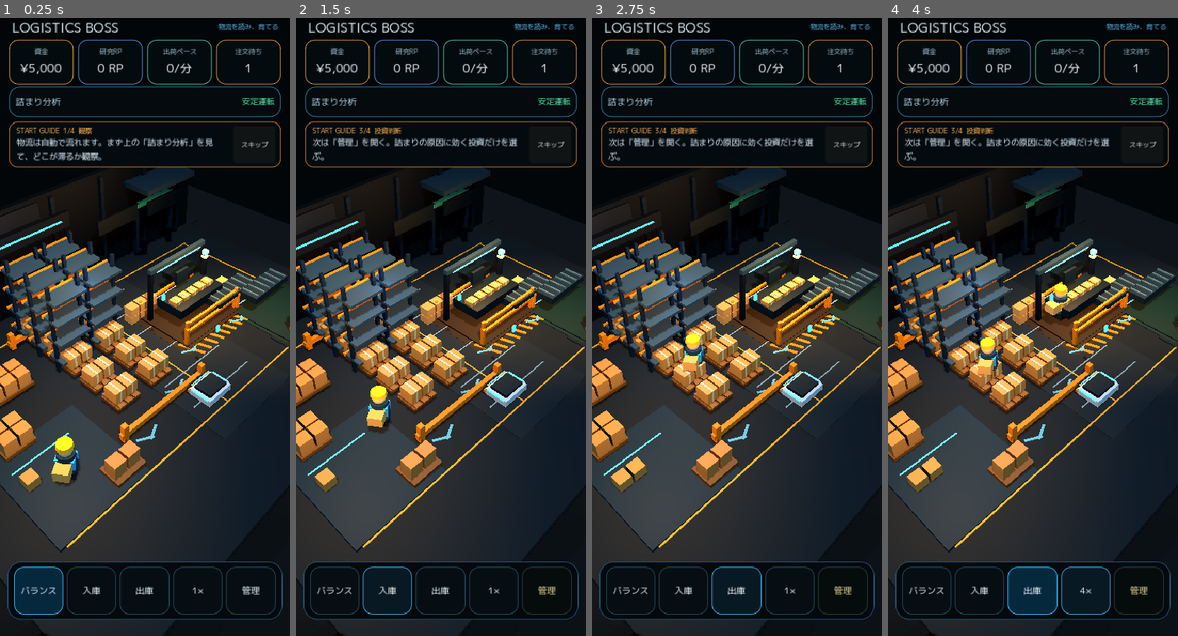
Above: before the commit, frames 1-4 (left to right).
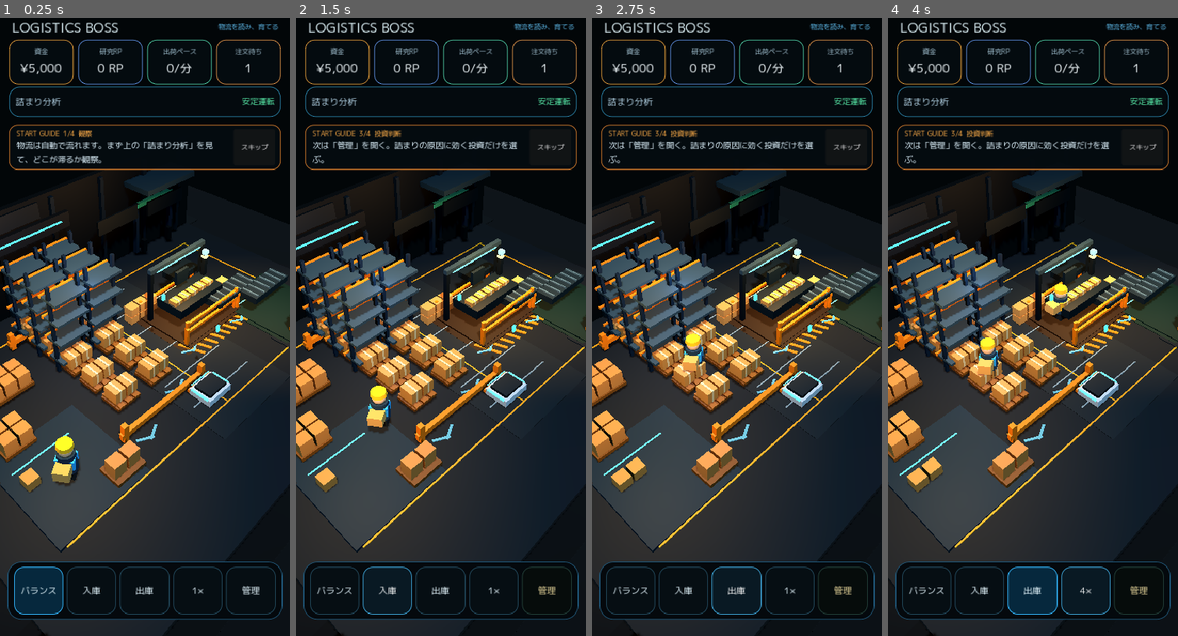
Above: after the commit, the same moments.

Repository: 48wr9f4wgp-lab/Logistics-Boss
Game: Godot game, scene res://scenes/main.tscn
The game is run twice, just before and just after one commit, with the same random seed, the same clock (stepped at 60 frames per second) and the same inputs.
Inputs:
- Up to frame 1 (0.25 s): no input
- Up to frame 2 (1.5 s): click "バランス" at 0.5 s; click "入庫" at 1.25 s
- Up to frame 3 (2.75 s): click "出庫" at 2 s
- Up to frame 4 (4 s): click "1×" at 2.75 s; click "2×" at 3.5 s

The runs differ from the first frame. In frame 1, 2.3% of the frame differs, in the area x 2-98%, y 16-25%; in frame 2, 2.2%; in frame 3, 2.2%; in frame 4, 2.2%.

Commit message:
Fix FTUE overlap with release HUD

Diff:
--- a/godot/ui/ftue_coach.gd
+++ b/godot/ui/ftue_coach.gd
@@ -6,7 +6,7 @@
 
 const JAPANESE_UI_FONT := preload("res://assets/fonts/MPLUS1p-Regular.ttf")
 const DONE_PATH := "user://logistics_boss_ftue_v1.done"
-const COACH_TOP := 152.0
+const COACH_TOP := 156.0
 const COACH_BOTTOM := 214.0
 
 enum Step {
@@ -39,9 +39,9 @@
     anchor_bottom = 0.0
     offset_left = 12.0
     offset_right = -12.0
-    # Keep onboarding directly below the always-on HUD instead of covering the
-    # center of the warehouse. At the 390x844 reference viewport the Management
-    # sheet begins around y=219, so this compact coach remains clear of both.
+    # At the 390x844 reference viewport the compact release bottleneck chip ends
+    # at y=150 and the Management sheet begins around y=219. Keep onboarding in
+    # the protected gap so neither surface overlaps the warehouse core or each other.
     offset_top = COACH_TOP
     offset_bottom = COACH_BOTTOM
     mouse_filter = Control.MOUSE_FILTER_STOP
